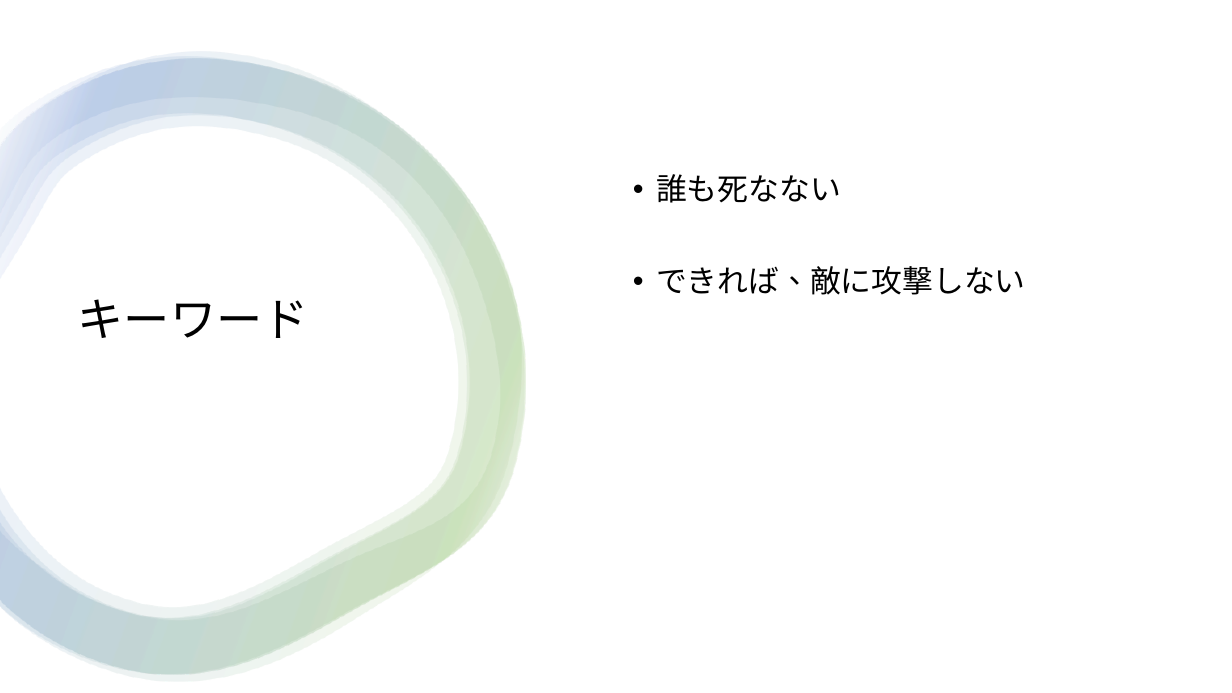
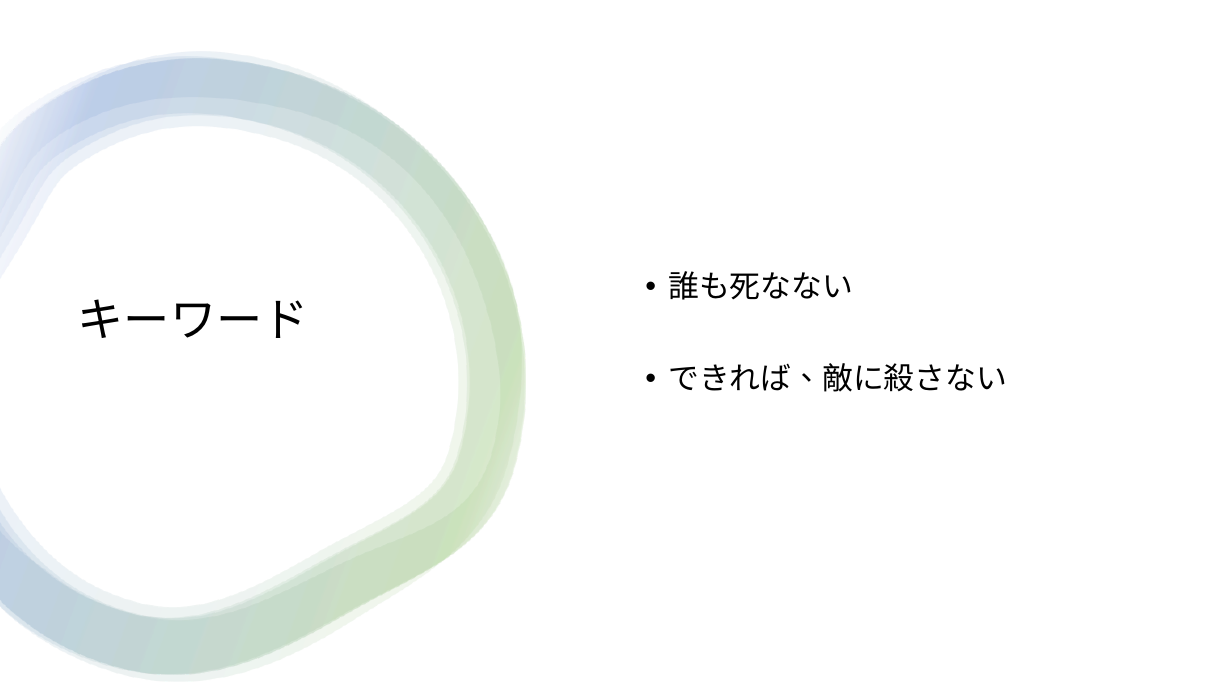
Before and after one commit to cyrusmanosa/Ecc-Year-2, a slide deck: slide 3 of Y2-Sem1/コンセプトワーク（IT）/2023-05-10/2220042_文家俊.pptx. Drawn at 1232x693 pixels with LibreOffice and Linux fonts; fonts in the diff are those of the drawing. Boxes give left, top, right and bottom in pixels: in the first picture for what was removed or moved away, otherwise in the second. Text is boxed around its words. In the diff, an @@ line names an element or a change of style, - is before the commit and + after.

```diff
--- a/Y2-Sem1/コンセプトワーク（IT）/2023-05-10/2220042_文家俊.pptx
+++ b/Y2-Sem1/コンセプトワーク（IT）/2023-05-10/2220042_文家俊.pptx
@@ text "誰も死なない": place and size @@
-text "誰も死なない" at <box>656,174,1026,295</box>
+text "誰も死なない" at <box>668,271,1007,392</box>
@@ text at <box>668,363,1007,392</box>: text changed @@
-• できれば、敵に攻撃しない
+• できれば、敵に殺さない
```
Also in this commit, not shown: 5 other slides changed, 1 slide removed, 22 other files.
